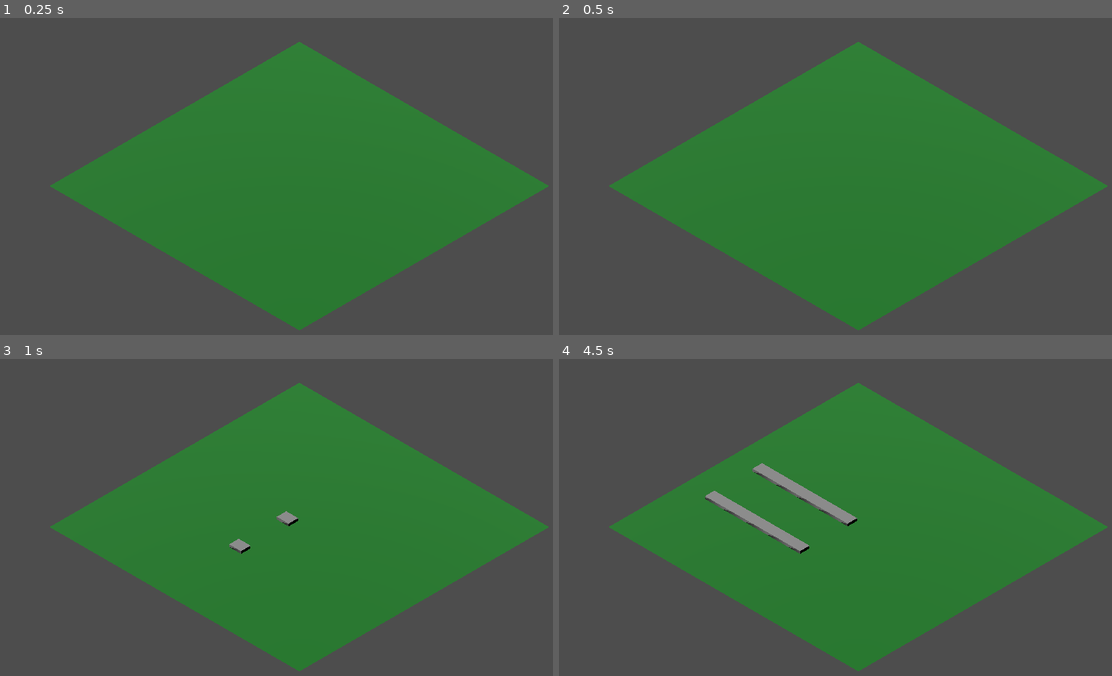
Above: before the commit, frames 1-4 (two rows, left to right).
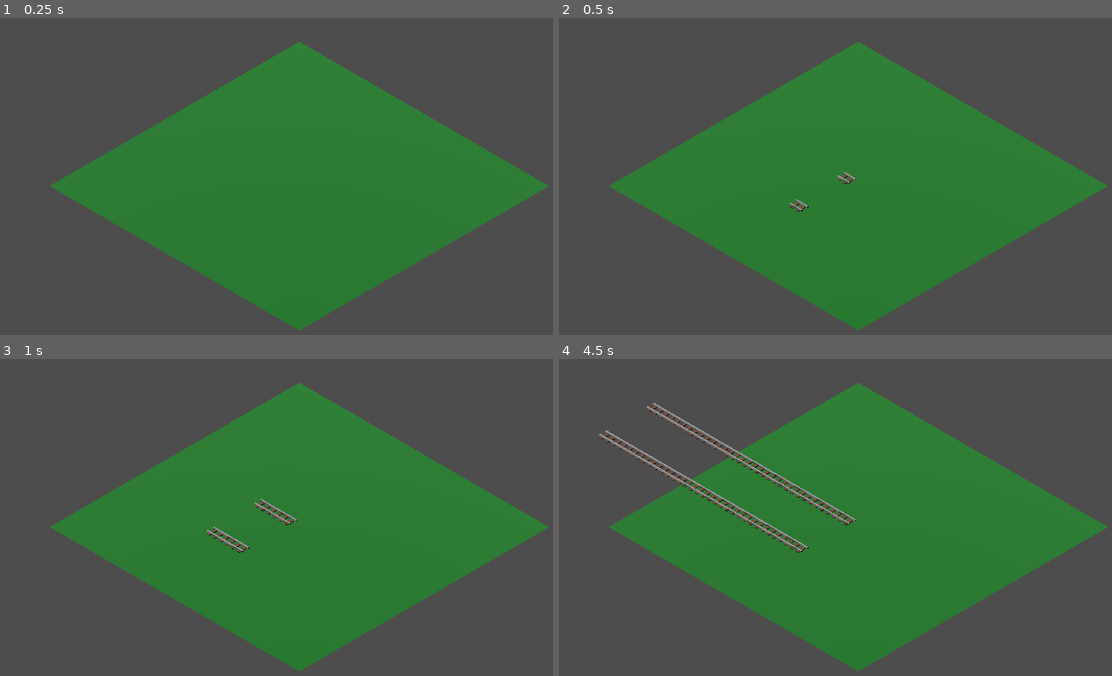
Above: after the commit, the same moments.

Repository: freeborough/RunawayTrains
Game: Godot game, scene res://world.tscn
The game is run twice, just before and just after one commit, with the same random seed, the same clock (stepped at 60 frames per second) and the same inputs.
Inputs:
- Up to frame 1 (0.25 s): no input
- Up to frame 2 (0.5 s): no input
- Up to frame 3 (1 s): no input
- Up to frame 4 (4.5 s): no input

Frame 1 is identical in both runs. In frame 2, 0.1% of the frame differs, in the area x 41-54%, y 48-62%; in frame 3, 0.4%; in frame 4, 2.2%, in the area x 7-54%, y 13-62%.

Commit message:
Added recognisable track models.

Diff:
--- a/player.gd
+++ b/player.gd
@@ -2,7 +2,7 @@
 extends Node3D
 
 # Amount of time in seconds between ticks (movement).
-const DEFAULT_TICK_RATE : float = 0.5
+const DEFAULT_TICK_RATE : float = 0.25
 
 # The internal handle used by this player, so we can map controls accordingly.
 @export var player_handle : String = "p1"
@@ -32,7 +32,7 @@
 
 # The maximum track length.  Depending on the game rules, players may need to
 # collect items in-game to increase their track (and therefore train) size.
-var track_max_length : int = 10
+var track_max_length : int = 1000
 
 # Count of the number of collisions in the next track location.
 var collision_count : int = 0
--- a/track_corner.tscn
+++ b/track_corner.tscn
@@ -1,34 +1,16 @@
-[gd_scene load_steps=6 format=3 uid="uid://b0ebhgxesk8bu"]
+[gd_scene load_steps=3 format=3 uid="uid://b0ebhgxesk8bu"]
 
-[sub_resource type="StandardMaterial3D" id="StandardMaterial3D_ovt4k"]
-albedo_color = Color(0.789167, 1, 0.45, 1)
-
-[sub_resource type="BoxMesh" id="BoxMesh_ukplk"]
-material = SubResource("StandardMaterial3D_ovt4k")
-size = Vector3(0.9, 0.2, 0.8)
+[ext_resource type="PackedScene" uid="uid://builgs0kr12rf" path="res://assets/track_corner.glb" id="1_hl3ge"]
 
 [sub_resource type="BoxShape3D" id="BoxShape3D_1rheu"]
 margin = 0.0
 size = Vector3(1, 0.2, 1)
 
-[sub_resource type="StandardMaterial3D" id="StandardMaterial3D_3twig"]
-albedo_color = Color(1, 0.23, 0.23, 1)
-
-[sub_resource type="BoxMesh" id="BoxMesh_fx2c6"]
-material = SubResource("StandardMaterial3D_3twig")
-size = Vector3(0.8, 0.2, 0.1)
-
 [node name="TrackStraight" type="StaticBody3D"]
-
-[node name="MeshInstance3D" type="MeshInstance3D" parent="."]
-transform = Transform3D(1, 0, 0, 0, 1, 0, 0, 0, 1, 0.05, 0.1, 0)
-mesh = SubResource("BoxMesh_ukplk")
-skeleton = NodePath("../..")
 
 [node name="CollisionShape3D" type="CollisionShape3D" parent="."]
 transform = Transform3D(1, 0, 0, 0, 1, 0, 0, 0, 1, 0, 0.1, 0)
 shape = SubResource("BoxShape3D_1rheu")
 
-[node name="MeshInstance3D2" type="MeshInstance3D" parent="."]
-transform = Transform3D(1, 0, 0, 0, 1, 0, 0, 0, 1, 0, 0.1, 0.45)
-mesh = SubResource("BoxMesh_fx2c6")
+[node name="track_corner" parent="." instance=ExtResource("1_hl3ge")]
+transform = Transform3D(-4.37114e-08, 0, -1, 0, 1, 0, 1, 0, -4.37114e-08, 0, 0, 0)
--- a/track_straight.tscn
+++ b/track_straight.tscn
@@ -1,7 +1,6 @@
 [gd_scene load_steps=3 format=3 uid="uid://c4yx58q8h8rl1"]
 
-[sub_resource type="BoxMesh" id="BoxMesh_ukplk"]
-size = Vector3(1, 0.2, 0.8)
+[ext_resource type="PackedScene" uid="uid://bcen4qiv8xr1r" path="res://assets/track_straight.glb" id="1_23lt8"]
 
 [sub_resource type="BoxShape3D" id="BoxShape3D_1rheu"]
 margin = 0.0
@@ -9,11 +8,9 @@
 
 [node name="TrackStraight" type="StaticBody3D"]
 
-[node name="MeshInstance3D" type="MeshInstance3D" parent="."]
-transform = Transform3D(1, 0, 0, 0, 1, 0, 0, 0, 1, 0, 0.1, 0)
-mesh = SubResource("BoxMesh_ukplk")
-skeleton = NodePath("../..")
-
 [node name="CollisionShape3D" type="CollisionShape3D" parent="."]
 transform = Transform3D(1, 0, 0, 0, 1, 0, 0, 0, 1, 0, 0.1, 0)
 shape = SubResource("BoxShape3D_1rheu")
+
+[node name="track_straight" parent="." instance=ExtResource("1_23lt8")]
+transform = Transform3D(-4.37114e-08, 0, 1, 0, 1, 0, -1, 0, -4.37114e-08, 0, 0, 0)
Binary file added: assets/track_corner.glb
Not shown, added: assets/track_corner.glb.import
Binary file added: assets/track_straight.glb
Not shown, added: assets/track_straight.glb.import
Not shown, added: assets/track.blend
Not shown, added: assets/track.blend1
